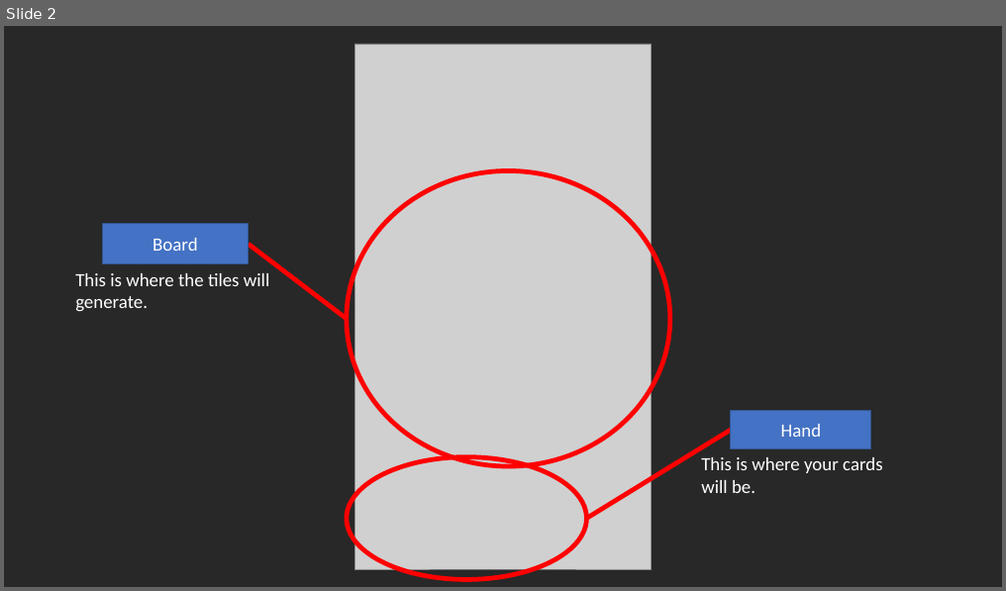
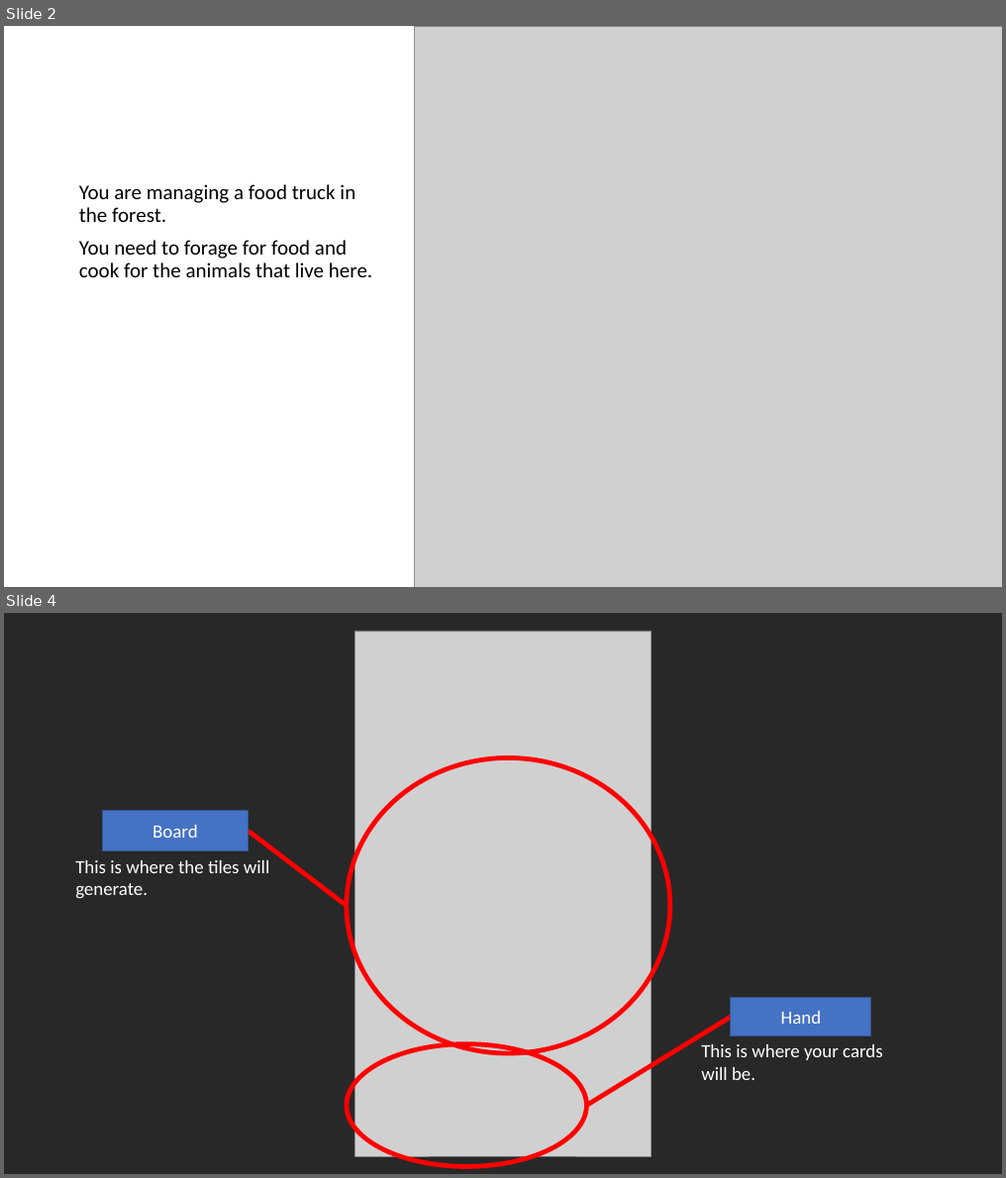
Before and after one commit to PeezJoel/ForestDinnerParty, a slide deck: Tutorial.pptx. Shown one above the other, each under a label of ours: slide 2 before the commit, slides 2 and 4 after it; the slides between them are not shown. The pictures are 1006x591 and 1006x1178 pixels, drawn with LibreOffice and Linux fonts; fonts in the diff are those of the drawing; grey boxes stand for pictures. Boxes give left, top, right and bottom in pixels: in the first picture for what was removed or moved away, otherwise in the second. Text is boxed around its words. In the diff, an @@ line names an element or a change of style, - is before the commit and + after.

```diff
--- a/Tutorial.pptx
+++ b/Tutorial.pptx
@@ slide 2 added at bbox=[4, 26, 1002, 587], background #FFFFFF @@
@@ picture added at bbox=[414, 26, 1002, 587] @@
@@ text added at bbox=[79, 184, 372, 277], 20 pt, text #000000 @@
+You are managing a food truck in the forest.
+You need to forage for food and cook for the animals that live here.
@@ what was slide 2 is now slide 4 @@
```
Also in this commit, not shown: 2 slides changed, 1 other slide added.
